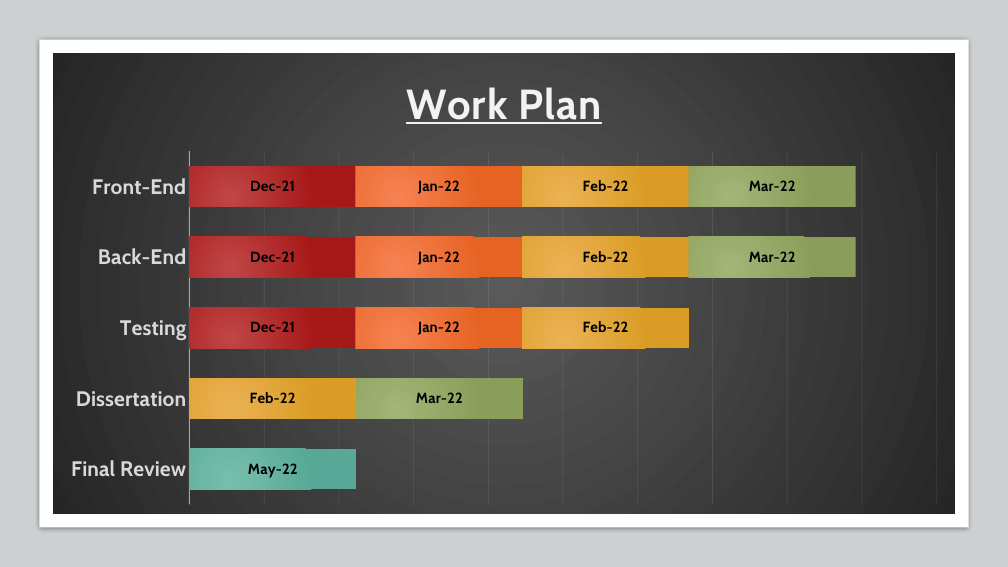
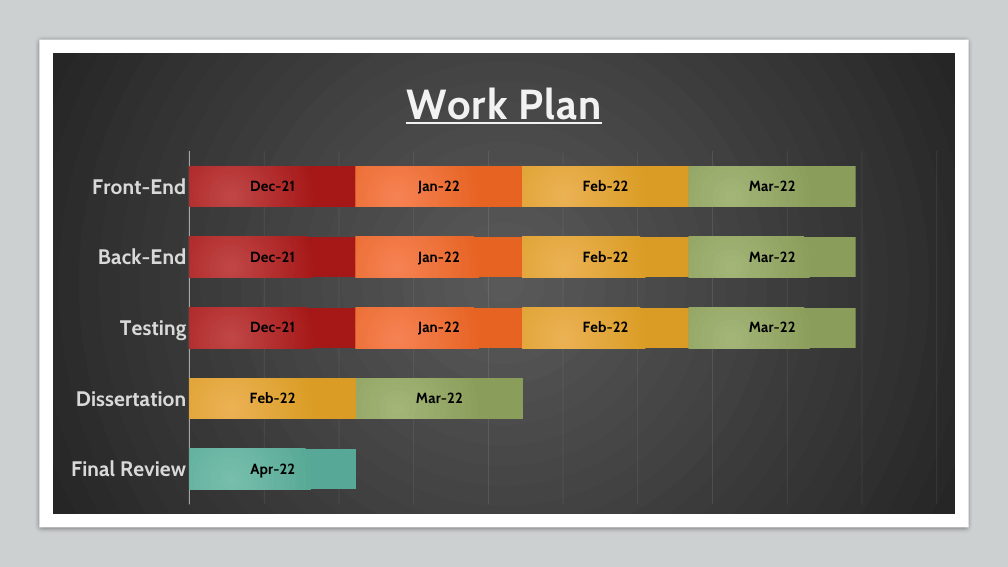
Before and after one commit to Oskar-Ciebien/Timetable_Application, a slide deck: slide 5 of Documents/Semester 1 Presentation.pptx. Drawn at 1008x567 pixels with LibreOffice and Linux fonts; fonts in the diff are those of the drawing; background and template pictures are left out. Boxes give left, top, right and bottom in pixels: in the first picture for what was removed or moved away, otherwise in the second. Text is boxed around its words. In the diff, an @@ line names an element or a change of style, - is before the commit and + after.

```diff
--- a/Documents/Semester 1 Presentation.pptx
+++ b/Documents/Semester 1 Presentation.pptx
@@ bar stacked chart at (x1=53, y1=53, x2=955, y2=513) @@
@@ Series 4, Testing: - to 44621 @@
@@ Series 5, Final Review: 44682 to 44652 @@
```
Also in this commit, not shown: 2 other slides changed, 1 slide added, 1 slide removed.
